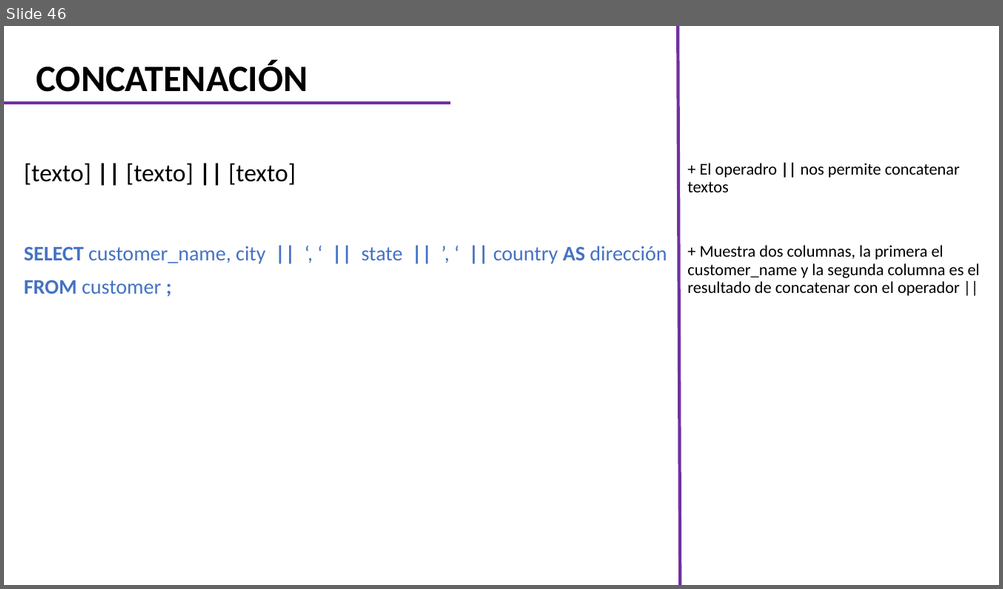
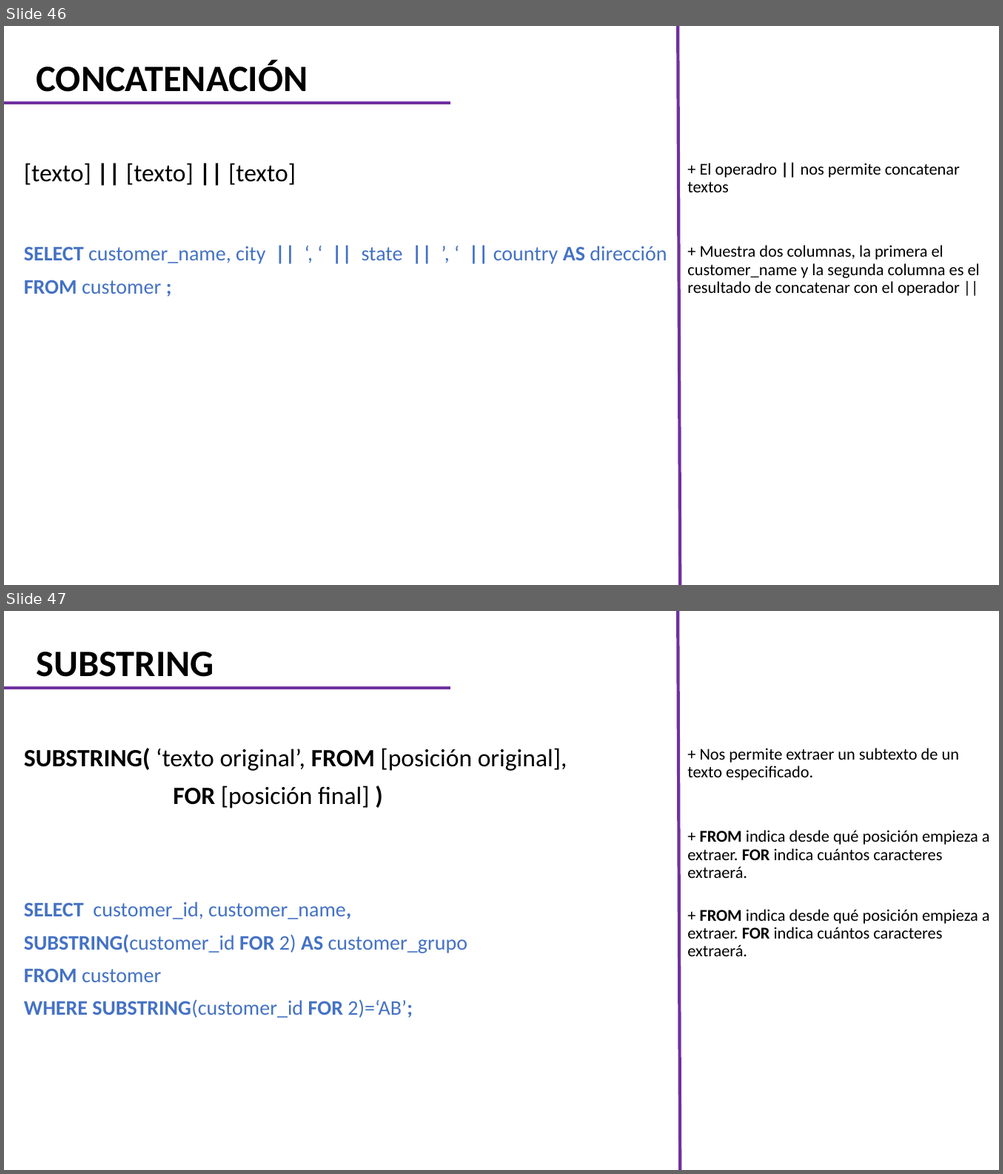
Before and after one commit to CarlosCamposs/Curso-AABD_SQL, a slide deck: Curso AABD-SQL (Notas).pptx. Shown one above the other, each under a label of ours: slide 46 before the commit, slides 46 and 47 after it. The pictures are 1003x589 and 1003x1174 pixels, drawn with LibreOffice and Linux fonts; fonts in the diff are those of the drawing. Boxes give left, top, right and bottom in pixels: in the first picture for what was removed or moved away, otherwise in the second. Text is boxed around its words. In the diff, an @@ line names an element or a change of style, - is before the commit and + after.

```diff
--- a/Curso AABD-SQL (Notas).pptx
+++ b/Curso AABD-SQL (Notas).pptx
@@ slide 47 added at (x1=4, y1=611, x2=999, y2=1170), background #FFFFFF @@
@@ line added from (680, 1170) to (677, 611), #7030A0 3 pt @@
@@ title added at (x1=37, y1=652, x2=214, y2=677), 36 pt, text #000000, bold @@
+SUBSTRING
@@ line added from (4, 689) to (450, 689), #7030A0 3 pt @@
@@ subtitle added at (x1=24, y1=748, x2=567, y2=809), 24 pt, text #000000 @@
+SUBSTRING( ‘texto original’, FROM [posición original],
+FOR [posición final] )
@@ text added at (x1=687, y1=748, x2=959, y2=780), 16 pt, text #000000 @@
++ Nos permite extraer un subtexto de un texto especificado.
@@ text added at (x1=687, y1=830, x2=990, y2=878), 16 pt, text #000000 @@
++ FROM indica desde qué posición empieza a extraer. FOR indica cuántos caracteres extraerá.
@@ text added at (x1=24, y1=902, x2=467, y2=1018), 20 pt, text #4472C4 @@
+SELECT customer_id, customer_name,
+SUBSTRING(customer_id FOR 2) AS customer_grupo
+FROM customer
+WHERE SUBSTRING(customer_id FOR 2)=‘AB’;
@@ text added at (x1=687, y1=909, x2=990, y2=957), 16 pt, text #000000 @@
++ FROM indica desde qué posición empieza a extraer. FOR indica cuántos caracteres extraerá.
```
Also in this commit, not shown: 5 other slides added.
